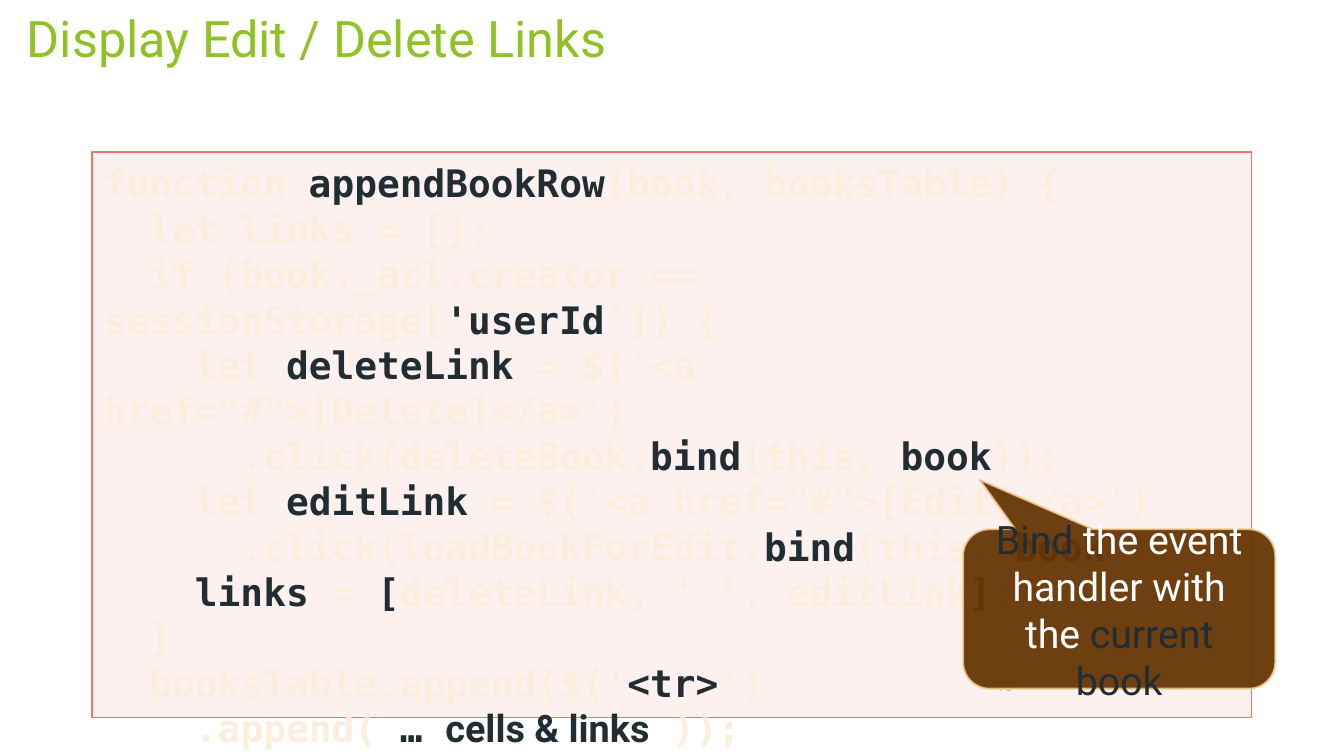
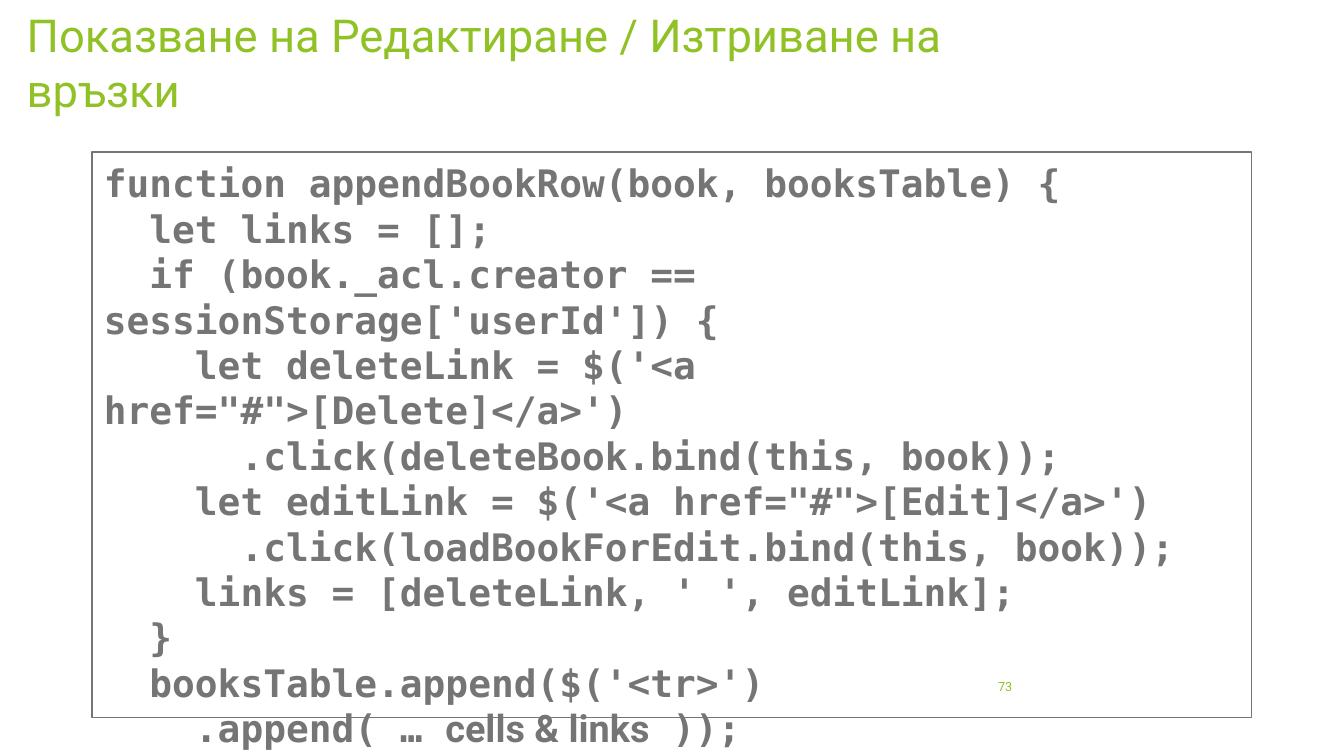
Before and after one commit to profjordanov/hybrid-app-development, a slide deck: slide 73 of 03. Async JS/tasks.pptx (slide 75 before the commit). Drawn at 1344x756 pixels with LibreOffice and Linux fonts; fonts in the diff are those of the drawing. Boxes give left, top, right and bottom in pixels: in the first picture for what was removed or moved away, otherwise in the second. Text is boxed around its words. In the diff, an @@ line names an element or a change of style, - is before the commit and + after.

```diff
--- a/03. Async JS/tasks.pptx
+++ b/03. Async JS/tasks.pptx
@@ title at <box>27,19,941,117</box>: text changed; size 36 to 32.4 pt @@
-Display Edit / Delete Links
+Показване на Редактиране / Изтриване на връзки
@@ rectangle "function appendBookRow(book, booksTable) {" at <box>92,152,1251,718</box>: text colour #FBEEDC to #767676 in "function appendBookRow(book, booksTable) {", "let links = [];", "if (book._acl.creator == sessionStorage['userId']) {", "let = $('<a href="#">[Delete]</a>')" and 8 more places; text colour #212D32 to #767676 in "appendBookRow(book,", "sessionStorage['userId'])", "deleteLink", ".click(deleteBook.bind(this, book));" and 5 more places; fill #F2A499 at 15% opacity to none; outline #EB7766 1 pt to #767676 1 pt @@
@@ rounded speech box removed at <box>963,529,1275,689</box> @@
-Bind the event handler with the current book
@@ page number at <box>998,682,1012,691</box>: text changed @@
-75
+73
```
Also in this commit, not shown: 50 other slides changed, 9 slides added, 13 slides removed, 1 other file.
